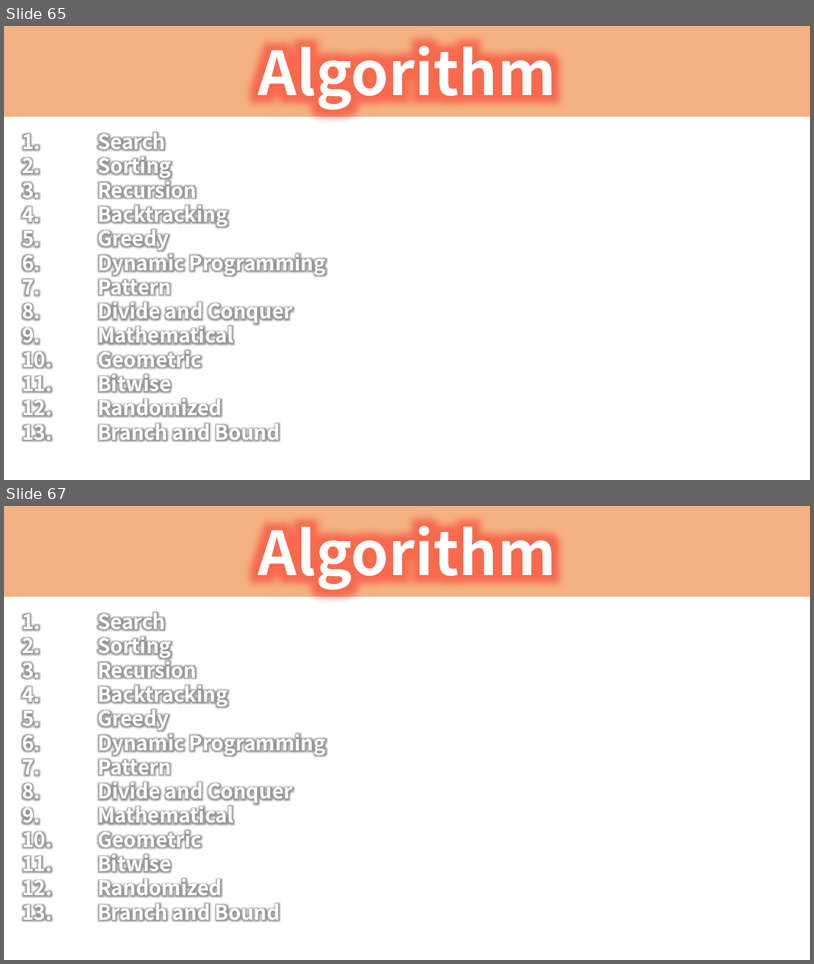
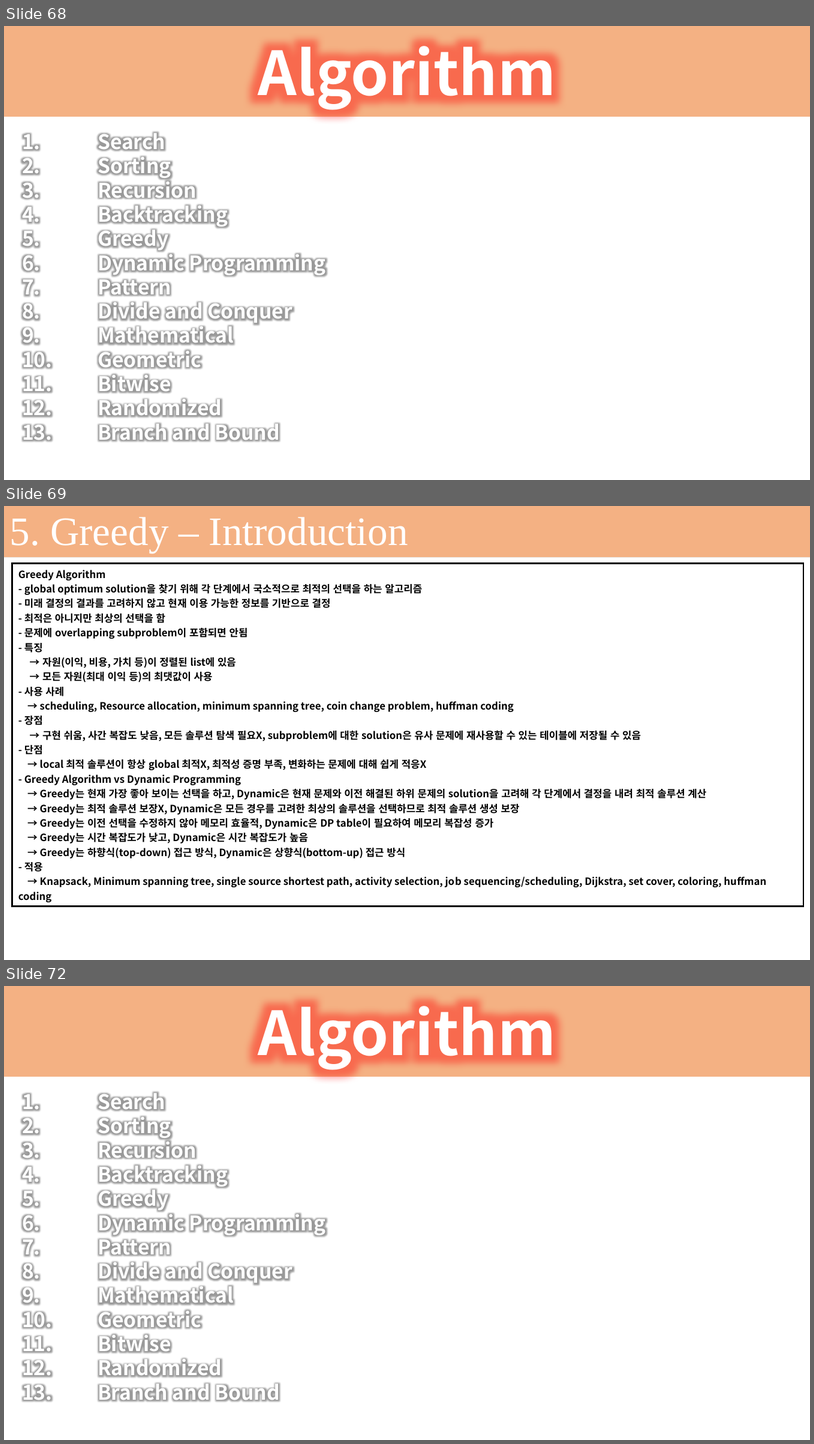
Before and after one commit to seonghokim/Study, a slide deck: Study Material/Algorithm in c++.pptx. Shown one above the other, each under a label of ours: slides 65 and 67 before the commit, slides 68, 69 and 72 after it; the slides between them are not shown. The pictures are 814x964 and 814x1444 pixels, drawn with LibreOffice and Linux fonts; fonts in the diff are those of the drawing; background and template pictures are left out. Boxes give left, top, right and bottom in pixels: in the first picture for what was removed or moved away, otherwise in the second. Text is boxed around its words. In the diff, an @@ line names an element or a change of style, - is before the commit and + after.

Commit message:
20240224_Summarize Algorithm

```diff
--- a/Study Material/Algorithm in c++.pptx
+++ b/Study Material/Algorithm in c++.pptx
@@ slide 69 added at (4, 506, 810, 960), background #FFFFFF @@
@@ rectangle added at (4, 506, 810, 557), fill #404040 @@
@@ rectangle added at (4, 506, 810, 558), fill #F4B183 @@
@@ text added at (10, 517, 408, 553), 48 pt, text #FFFFFF @@
+5. Greedy – Introduction
@@ table added at (12, 564, 804, 904), 1 rows, 1 columns @@
+Greedy Algorithm / - global optimum solution을 찾기 위해 각 단계에서 국소적으로 최적의 선택을 하는 알고리즘 / - 미래 결정의 결과를 고려하지 않고 현재 이용 가능한 정보를 기반으로 결정 / - 최적은 아니지만 최상의 선택을 함 / - 문제에 overlapping subproblem이 포함되면 안됨 / - 특징 / → 자원(이익, 비용, 가치 등)이 정렬된 list에 있음 / → 모든 자원(최대 이익 등)의 최댓값이 사용 / - 사용 사례 / → scheduling, Resource allocation, minimum spanning tree, coin change problem, huffman coding / - 장점 / → 구현 쉬움, 사간 복잡도 낮음, 모든 솔루션 탐색 필요X, subproblem에 대한 solution은 유사 문제에 재사용할 수 있는 테이블에 저장될 수 있음 / - 단점 / → local 최적 솔루션이 항상 global 최적X, 최적성 증명 부족, 변화하는 문제에 대해 쉽게 적응X / - Greedy Algorithm vs Dynamic Programming / → Greedy는 현재 가장 좋아 보이는 선택을 하고, Dynamic은 현재 문제와 이전 해결된 하위 문제의 solution을 고려해 각 단계에서 결정을 내려 최적 솔루션 계산 / → Greedy는 최적 솔루션 보장X, Dynamic은 모든 경우를 고려한 최상의 솔루션을 선택하므로 최적 솔루션 생성 보장 / → Greedy는 이전 선택을 수정하지 않아 메모리 효율적, Dynamic은 DP table이 필요하여 메모리 복잡성 증가 / → Greedy는 시간 복잡도가 낮고, Dynamic은 시간 복잡도가 높음 / → Greedy는 하향식(top-down) 접근 방식, Dynamic은 상향식(bottom-up) 접근 방식 / - 적용 / → Knapsack, Minimum spanning tree, single source shortest path, activity selection, job sequencing/scheduling, Dijkstra, set cover, coloring, huffman coding
@@ what was slide 65 is now slide 68 @@
@@ what was slide 67 is now slide 72 @@
```
Also in this commit, not shown: 2 slides changed, 5 other slides added, 1 slide removed, 4 other files.
